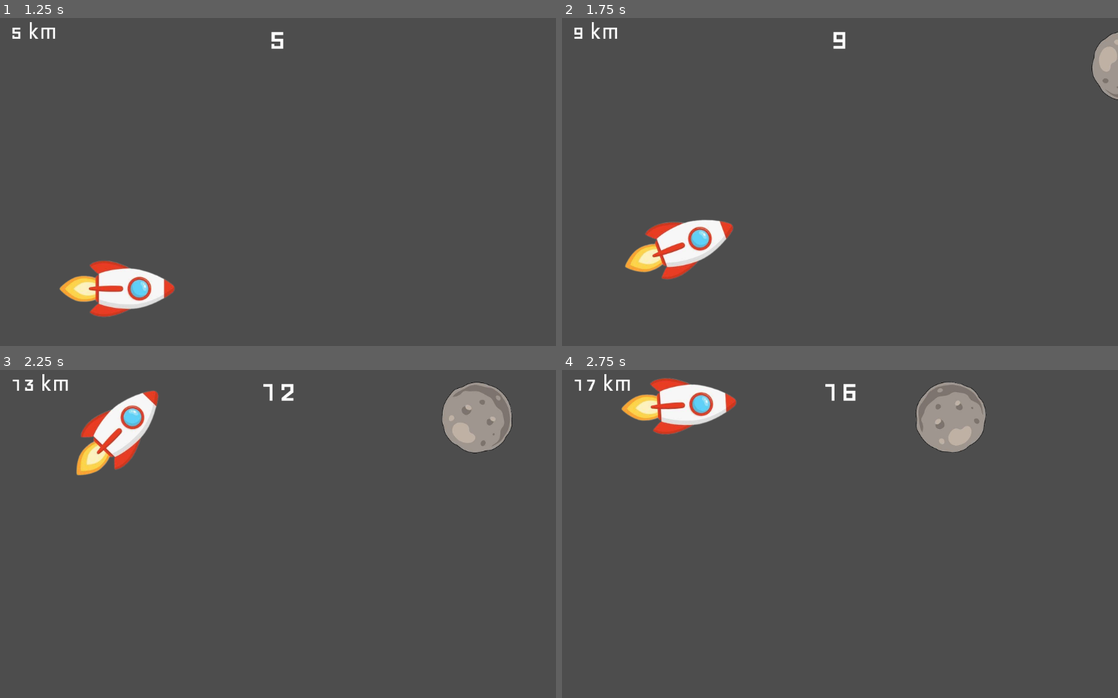
Above: before the commit, frames 1-4 (two rows, left to right).
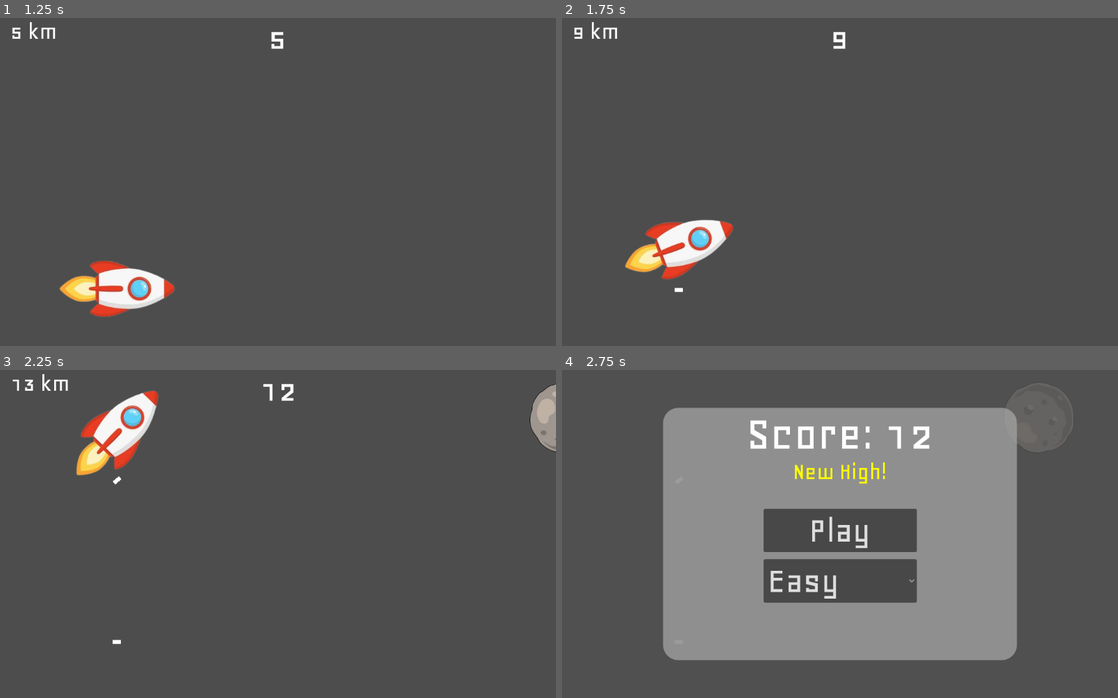
Above: after the commit, the same moments.

Repository: ZYX-2727/Orbiter
Game: Godot game, scene res://scenes/main.tscn
Two runs of this game, one before a commit and one after it. Both use one fixed random seed, a clock stepped at 60 frames per second and the inputs below.
Inputs:
- Up to frame 1 (1.25 s): click "Play" at 0.5 s
- Up to frame 2 (1.75 s): hold Up (up) from 1.28 s (still down); tap Space (shoot, bound only after the commit) at 1.35 s
- Up to frame 3 (2.25 s): keep holding Up (up); tap Space (shoot, bound only after the commit) at 2.1 s
- Up to frame 4 (2.75 s): keep holding Up (up)

Frame 1 is identical in both runs. In frame 2, 0.7% of the frame differs, in the area x 20-100%, y 4-84%; in frame 3, 2.9%; in frame 4, 44%, in the area x 2-92%, y 1-89%.

Commit message:
add rudiementary bullets and fix playspam glitch

Diff:
--- a/project.godot
+++ b/project.godot
@@ -30,8 +30,13 @@
 up={
 "deadzone": 0.2,
 "events": [Object(InputEventKey,"resource_local_to_scene":false,"resource_name":"","device":-1,"window_id":0,"alt_press …(195 unchanged characters)…
-, null, Object(InputEventMouseButton,"resource_local_to_scene":false,"resource_name":"","device":-1,"window_id":0,"alt_pressed":false,"shift_pressed":false,"ctrl_pressed":false,"meta_pressed":false,"button_mask":0,"position":Vector2(0, 0),"global_position":Vector2(0, 0),"factor":1.0,"button_index":1,"canceled":false,"pressed":false,"double_click":false,"script":null)
-, Object(InputEventKey,"resource_local_to_scene":false,"resource_name":"","device":-1,"window_id":0,"alt_pressed":false,"shift_pressed":false,"ctrl_pressed":false,"meta_pressed":false,"pressed":false,"keycode":0,"physical_keycode":87,"key_label":0,"unicode":119,"location":0,"echo":false,"script":null)
+, null, Object(InputEventKey,"resource_local_to_scene":false,"resource_name":"","device":-1,"window_id":0,"alt_pressed":false,"shift_pressed":false,"ctrl_pressed":false,"meta_pressed":false,"pressed":false,"keycode":0,"physical_keycode":87,"key_label":0,"unicode":119,"location":0,"echo":false,"script":null)
+, Object(InputEventMouseButton,"resource_local_to_scene":false,"resource_name":"","device":-1,"window_id":0,"alt_pressed":false,"shift_pressed":false,"ctrl_pressed":false,"meta_pressed":false,"button_mask":0,"position":Vector2(0, 0),"global_position":Vector2(0, 0),"factor":1.0,"button_index":1,"canceled":false,"pressed":false,"double_click":false,"script":null)
+]
+}
+shoot={
+"deadzone": 0.2,
+"events": [Object(InputEventKey,"resource_local_to_scene":false,"resource_name":"","device":-1,"window_id":0,"alt_pressed":false,"shift_pressed":false,"ctrl_pressed":false,"meta_pressed":false,"pressed":false,"keycode":0,"physical_keycode":32,"key_label":0,"unicode":32,"location":0,"echo":false,"script":null)
 ]
 }
 
--- /dev/null
+++ b/scenes/bullet.tscn
@@ -0,0 +1,16 @@
+[gd_scene format=3 uid="uid://b1h2shnsxy6mg"]
+
+[sub_resource type="RectangleShape2D" id="RectangleShape2D_h1aey"]
+size = Vector2(16, 8)
+
+[node name="Bullet" type="Area2D" unique_id=262904556]
+
+[node name="CollisionShape2D" type="CollisionShape2D" parent="." unique_id=1312285485]
+shape = SubResource("RectangleShape2D_h1aey")
+
+[node name="ColorRect" type="ColorRect" parent="." unique_id=1067401398]
+offset_left = -8.0
+offset_top = -4.0
+offset_right = 8.0
+offset_bottom = 4.0
+size_flags_horizontal = 4
--- a/scripts/main.gd
+++ b/scripts/main.gd
@@ -4,6 +4,7 @@
 var between_asteroids = 1.5
 var asteroid_pre: PackedScene
 var player_pre: PackedScene
+var bullet_pre: PackedScene
 var playing: bool = false
 var first_time: bool
 
@@ -35,6 +36,7 @@
 
 	asteroid_pre = preload("res://scenes/asteroid.tscn")
 	player_pre = preload("res://scenes/player.tscn")
+	bullet_pre = preload("res://scenes/bullet.tscn")
 	EventBus.connect("death", _on_death)
 	EventBus.connect("start", _on_start)
 	$Menu.z_index = 1000
@@ -43,6 +45,14 @@
 
 # Called every frame. 'delta' is the elapsed time since the previous frame.
 func _process(delta: float) -> void:
+	if Input.is_action_just_pressed("shoot") and playing and $Player:
+		var new_bullet = bullet_pre.instantiate()
+		new_bullet.position = $Player.position + Vector2.RIGHT.rotated(deg_to_rad($Player.rotation_degrees))
+		new_bullet.rotation_degrees = $Player.rotation_degrees - 90
+		add_child(new_bullet)
+		print("pew!")
+
+
 	time_passed += delta
 	if time_passed > between_asteroids:
 		time_passed -= between_asteroids
@@ -80,7 +90,14 @@
 	asteroids_destroyed = 0
 
 
-func _on_start(_difficulty: int) -> void:
+func _on_start(difficulty: int) -> void:
+	if difficulty == 0:
+		between_asteroids = 2
+	elif difficulty == 1:
+		between_asteroids = 1.5
+	elif difficulty == 2:
+		between_asteroids = 1
+
 	playing = true
 	$HUD.show()
 	var new_player = player_pre.instantiate()
--- a/scripts/player.gd
+++ b/scripts/player.gd
@@ -1,7 +1,6 @@
 extends CharacterBody2D
 
 const ACCELERATION = 2000 #px/s2
-
 func _ready() -> void:
 	EventBus.connect("death", _on_death)
 
@@ -16,6 +15,10 @@
 	if Input.is_action_pressed("up"):
 		velocity.y -= ACCELERATION * delta
 
+	#Handle glitch if play is clicked too fast
+	if position.x != 231:
+		EventBus.emit_signal("death")
+
 	#if not is_on_floor() and not is_on_ceiling():
 	rotation_degrees = (velocity.y / 20) + 90
 
